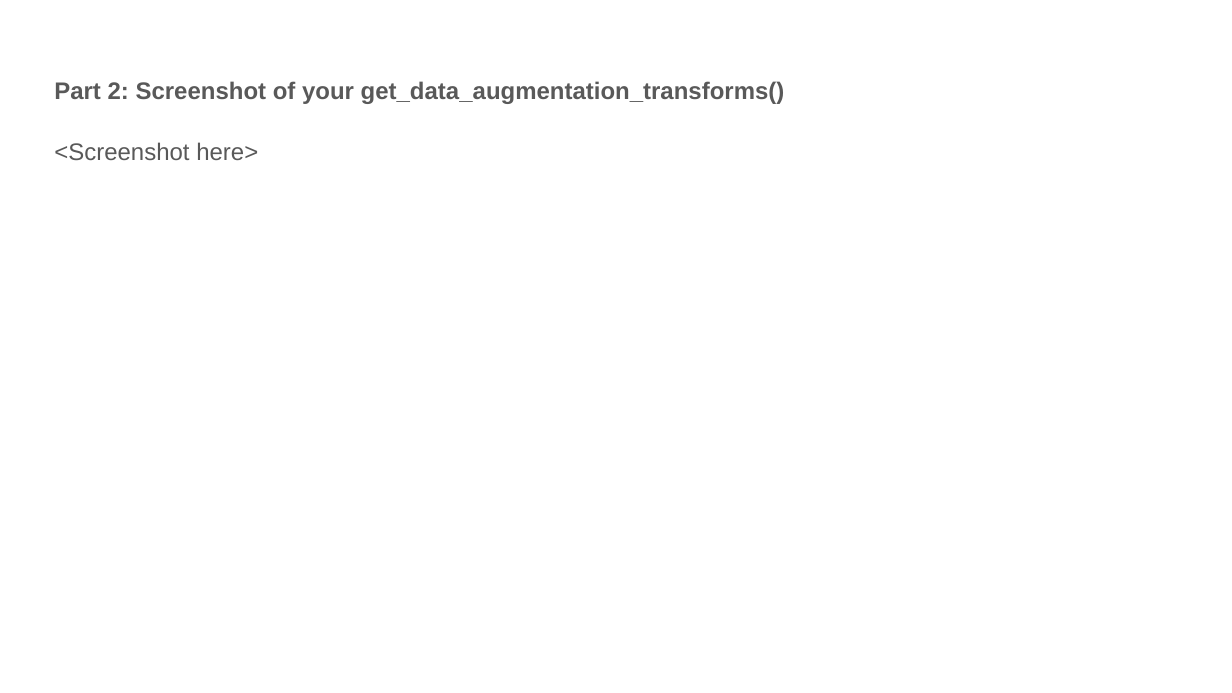
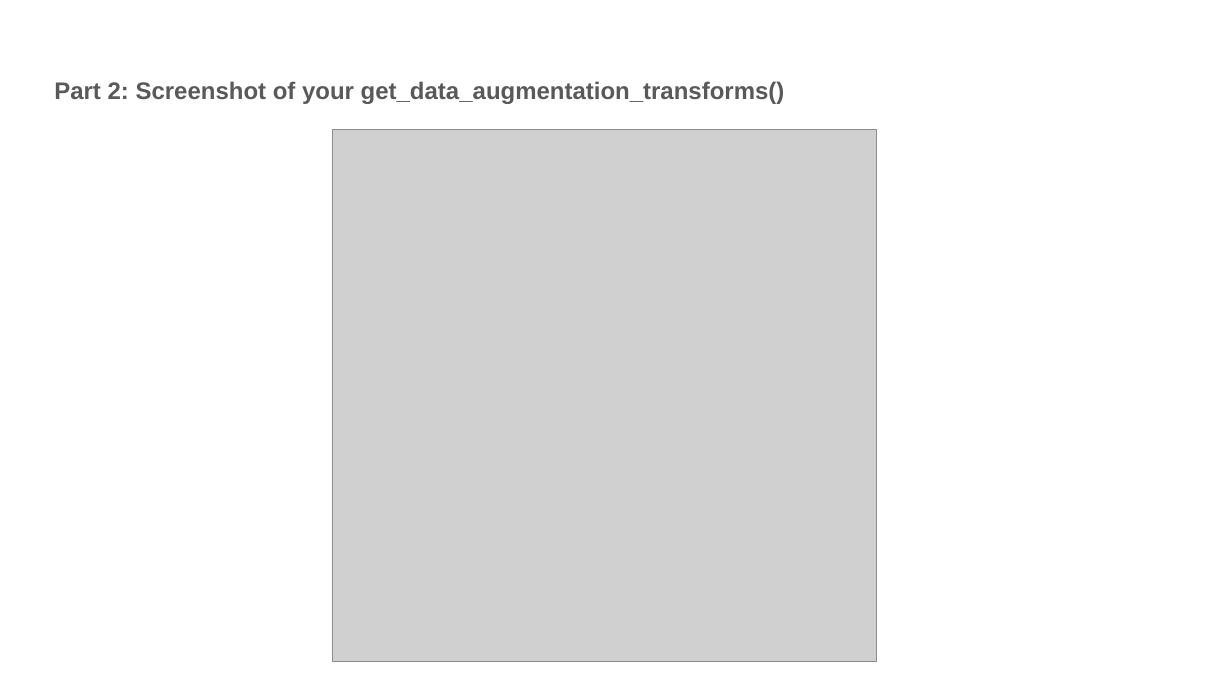
Before and after one commit to jielyugt/scene_recognition_deep, a slide deck: slide 4 of proj6_template.pptx. Drawn at 1232x693 pixels with LibreOffice and Linux fonts; fonts in the diff are those of the drawing; grey boxes stand for pictures. Boxes give left, top, right and bottom in pixels: in the first picture for what was removed or moved away, otherwise in the second. Text is boxed around its words. In the diff, an @@ line names an element or a change of style, - is before the commit and + after.

```diff
--- a/proj6_template.pptx
+++ b/proj6_template.pptx
@@ text at (54,142,258,160): paragraph removed @@
-<Screenshot here>
@@ picture added at (333,129,877,662) @@
```
Also in this commit, not shown: 3 other slides changed, 3 other files.
